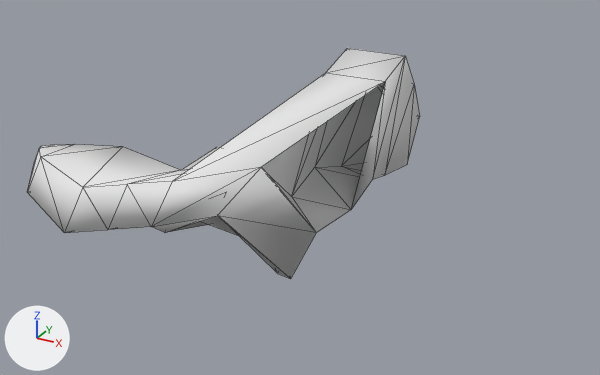
One commit to the glTF model games/revenger/assets/Revenger. enemy 4.glb: the scene before it, then after it.
Before and after are seen from a 50 mm lens placed at (-3.7, -132.3, 16.7), pointed at (-23.1, -97.0, -0.9). Lighting does not change. The marker at lower left points along +X, +Y and +Z. The picture after the commit comes second. Mesh edges are drawn as thin lines. Where no turn or scale is listed for an object, it has been applied to the vertices. Vertices at exactly the same position are counted once.
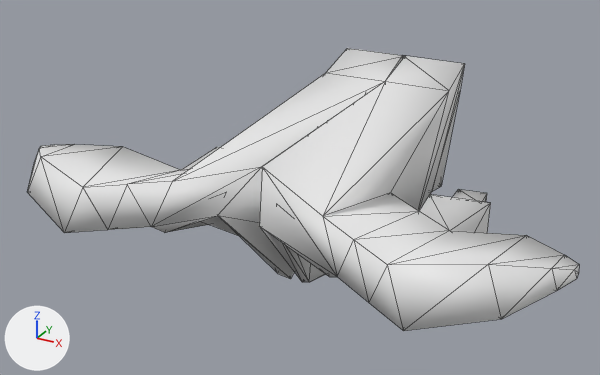
The newer file is also turned or shifted as a whole; pictures and numbers use the older file's frame.

Scene script edits in JSON lines:
```json
{"block": "me_cube_001", "where": "# used by ob_cube_001; location = (-21.45, -97.02, 0.09)"}
{"op": "remove", "block": "me_cube_001", "code": "me_cube_001.from_pydata(...)  # 72 vertices, 138 faces; spans x -13.7..0.1, y -10.3..13.0, z -4.5..4.1"}
{"op": "add", "block": "me_cube_001", "code": "me_cube_001.from_pydata(...)  # 141 vertices, 276 faces; spans x -13.7..13.7, y -10.3..13.0, z -4.5..4.1"}
{"block": "me_cube_001", "change": "me_cube_001 part 1"}
{"block": "me_cube_001", "change": "69 vertices are added at x -0.1..13.7, y -10.3..13.0, z -4.5..4.1"}
{"block": "me_cube_001", "change": "138 new faces join them"}
```

Location of each change, [x1, y1, x2, y2] in pixels of the pictures (600 x 375 px):
```json
{"object": "Cube.001", "change": "reshaped", "before": [27, 48, 420, 279], "after": [27, 48, 579, 331], "on screen": "40% wider, 22% taller"}
{"part": 1, "of": "me_cube_001", "change": "added", "after": [259, 56, 579, 331]}
```
